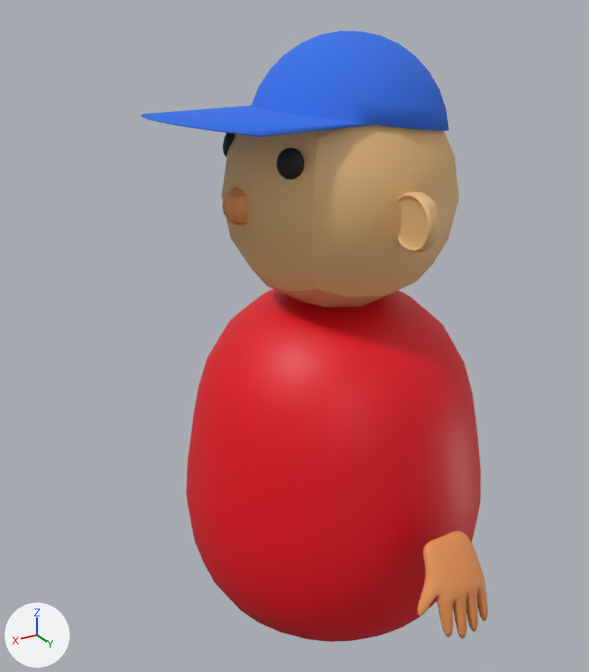
Two versions of the Blender file map/base_character.blend, one commit apart.
Camera for both pictures: a camera (50 mm lens) standing at (1.178, 1.74, 1.893) and looking at (0.09, -0.073, 0.986). Lighting does not change. The marker at lower left points along +X, +Y and +Z.

In view in the first picture: 'Sphere', 'caps', 'ears', 'eyes', 'hands', 'head'.
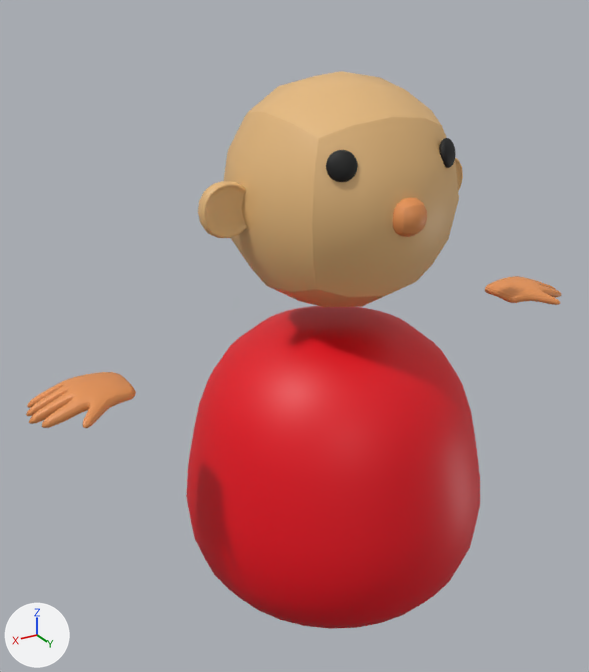
Where the newer file only moved an object's origin or applied its transform, the numbers keep the older frame.

The change, as a diff of the scene's bpy script:
```diff
--- a/map/base_character.blend.py
+++ b/map/base_character.blend.py
@@ me_sphere @@
 # used by ob_sphere; location = (0.0, 0.0, 0.103); scale = (0.43, 0.43, 0.48)
-me_sphere.from_pydata(...)  # 482 vertices, 512 faces; spans x -1.02..1.02, y -1.02..1.02, z 0.0..2.12
+me_sphere.from_pydata(...)  # 482 vertices, 512 faces; spans x -1.02..1.02, y -1.02..1.02, z 0.0..1.78
+# me_sphere part 1: 481 of 482 vertices moved; they spanned x -1.02..1.02, y -1.02..1.02, z 0.01..2.12 and now span x -1.02..1.02, y -1.02..1.02, z 0.01..1.78; mean shift (0.0, 0.0, -0.18); largest move (0.0, 1.02, 0.85) -> (-1.02, 0.0, 0.67)
 me_sphere.materials.append(mat_body)
@@ me_cube_003 @@
 # used by ob_ears; location = (0.0, -0.333, 1.399); scale = (0.0314, 0.0764, 0.0764)
-me_cube_003.from_pydata(...)  # 16 vertices, 14 faces; spans x -1.0..1.0, y -1.0..1.0, z -1.0..1.0
+me_cube_003.from_pydata(...)  # 16 vertices, 14 faces; spans x -2.43..2.43, y -0.41..0.41, z -1.0..1.0
+# me_cube_003 part 2: 16 of 16 vertices moved; they spanned x -1.0..1.0, y -1.0..1.0, z -1.0..1.0 and now span x -2.43..2.43, y -0.41..0.41, z -1.0..1.0; mean shift (-0.42, 0.17, 0.0); largest move (-1.0, -1.0, -1.0) -> (2.43, -0.41, -1.0)
 me_cube_003.materials.append(mat_skin)
@@ me_sphere_003 @@
 me_sphere_003.from_pydata(...)  # 482 vertices, 512 faces; spans x -1.0..1.0, y -1.0..1.0, z -1.0..1.0
 # used by ob_eyes; location = (0.236, 0.152, 1.523); rotation_euler = (-0.574, 1.318, -0.101), in degrees (-33, 76, -5.8); scale = (0.0354, 0.0354, 0.0153)
+# me_sphere_003 part 3: the whole mesh is multiplied about its middle by the matrix ((0.937, -0.079, -0.147), (0.342, 0.019, 0.407), (-0.156, -2.3, 0.044)), then moved by (-2.79, 6.9, -19.36)
 me_sphere_003.materials.append(mat_eye)
@@ ob_sphere @@
 ob_sphere = bpy.data.objects.new('Sphere', me_sphere)
-ob_sphere.location = (0.0, 0.0, 0.103)
+ob_sphere.location = (0.0, 0.0, 0.185)
 ob_sphere.scale = (0.43, 0.43, 0.48)
@@ ob_ears @@
 ob_ears = bpy.data.objects.new('ears', me_cube_003)
-ob_ears.location = (0.0, -0.333, 1.399)
+ob_ears.location = (0.333, 0.0, 1.399)
 ob_ears.scale = (0.0314, 0.0764, 0.0764)
@@ ob_ears @@
 _m = ob_ears.modifiers.new('Mirror', 'MIRROR')
-_m.use_axis = (False, True, False)
 _m.mirror_object = ob_head
@@ ob_eyes @@
 ob_eyes.scale = (0.0354, 0.0354, 0.0153)
-_m = ob_eyes.modifiers.new('Mirror', 'MIRROR')
-_m.use_axis = (False, True, False)
-_m.mirror_object = ob_head
@@ ob_caps @@
-ob_caps = bpy.data.objects.new('caps', me_sphere_004)
@@ ob_hands @@
-ob_hands = bpy.data.objects.new('hands', me_cube_005)
@@ ob_eyes_001 @@
+ob_eyes_001 = bpy.data.objects.new('eyes.001', me_sphere_005)  # 482 vertices, 512 faces; spans x -0.91..0.91, y -0.63..0.63, z -2.25..2.25; in mat_eye (black #121212)
+ob_eyes_001.location = (0.152, 0.236, 1.523)
+ob_eyes_001.scale = (0.0354, 0.0354, 0.0153)
@@ ob_left_hand @@
+ob_left_hand = bpy.data.objects.new('left_hand', me_cube_006)  # 100 vertices, 98 faces; spans x -0.002..0.265, y -0.074..0.141, z -0.047..0.032; in mat_nose (orange #e79456); modifiers SUBSURF
+ob_left_hand.location = (0.6, 0.0, 1.0)
@@ ob_right_hand @@
+ob_right_hand = bpy.data.objects.new('right_hand', me_cube_005_1)  # 100 vertices, 98 faces; spans x -0.265..0.002, y -0.074..0.141, z -0.047..0.032; in mat_nose (orange #e79456); modifiers SUBSURF
+ob_right_hand.location = (-0.6, 0.0, 1.0)
```

Changed parts and their boxes [x1, y1, x2, y2] in the pictures (589 x 672 px):
'Sphere', reshaped, moved (8% shorter)
    before: [186, 289, 481, 642]
    after: [186, 306, 480, 629]
'caps', deleted
    before: [141, 31, 449, 137]
'hands', deleted (orange)
    before: [417, 531, 488, 639]
'ears', reshaped, moved, modifiers changed
    before: [396, 192, 441, 252]
    after: [198, 158, 463, 238]
'left_hand', added (orange)
    after: [26, 372, 136, 428]
'right_hand', added (orange)
    after: [485, 276, 562, 305]
'eyes', reshaped, modifiers changed (78% narrower, 35% shorter)
    before: [223, 133, 304, 180]
    after: [439, 138, 456, 168]
'eyes.001', added (black)
    after: [326, 150, 358, 182]
